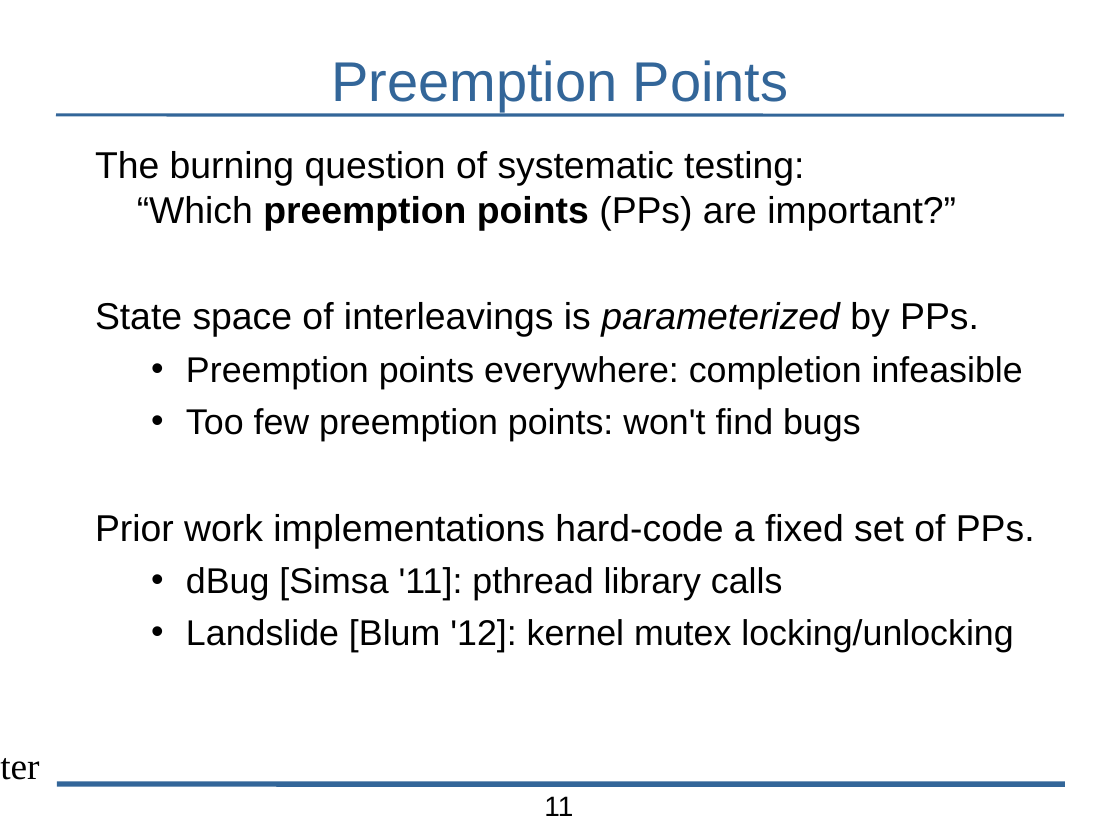
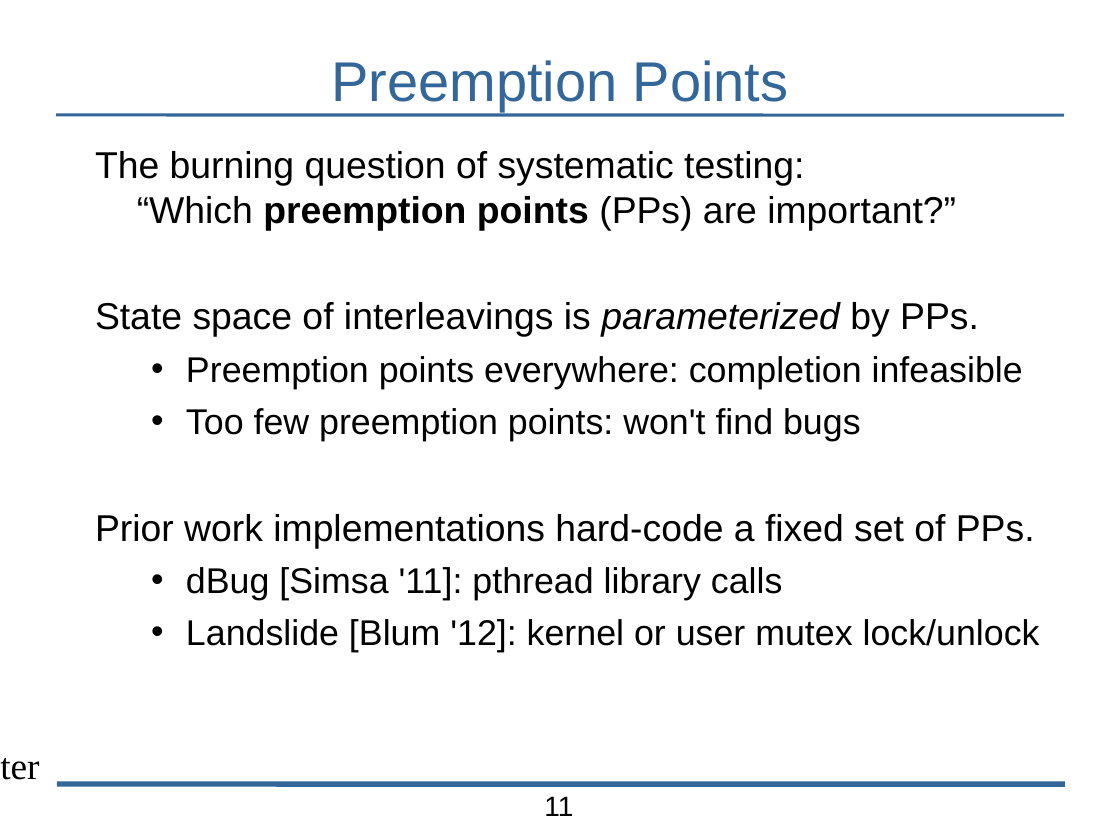
Before and after one commit to bblum/talks, a slide deck: slide 11 of pdl-retreat/2015/pdl-talk.odp. Drawn at 1120x840 pixels with LibreOffice and Linux fonts; fonts in the diff are those of the drawing; background and template pictures are left out. Boxes give left, top, right and bottom in pixels: in the first picture for what was removed or moved away, otherwise in the second. Text is boxed around its words. In the diff, an @@ line names an element or a change of style, - is before the commit and + after.

```diff
--- a/pdl-retreat/2015/pdl-talk.odp
+++ b/pdl-retreat/2015/pdl-talk.odp
@@ text at (186, 619, 1040, 652): text changed @@
-  • Landslide [Blum '12]: kernel mutex locking/unlocking
+  • Landslide [Blum '12]: kernel or user mutex lock/unlock
```
Also in this commit, not shown: 10 other slides changed, 5 slides added, 3 slides removed, 1 other file.
